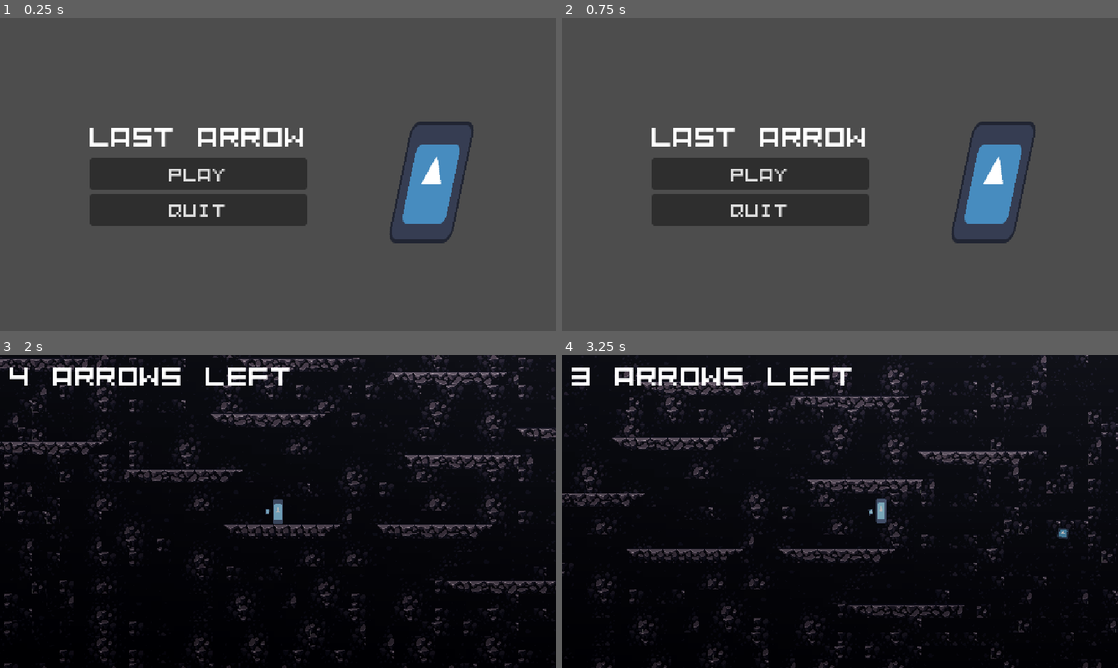
Above: before the commit, frames 1-4 (two rows, left to right).
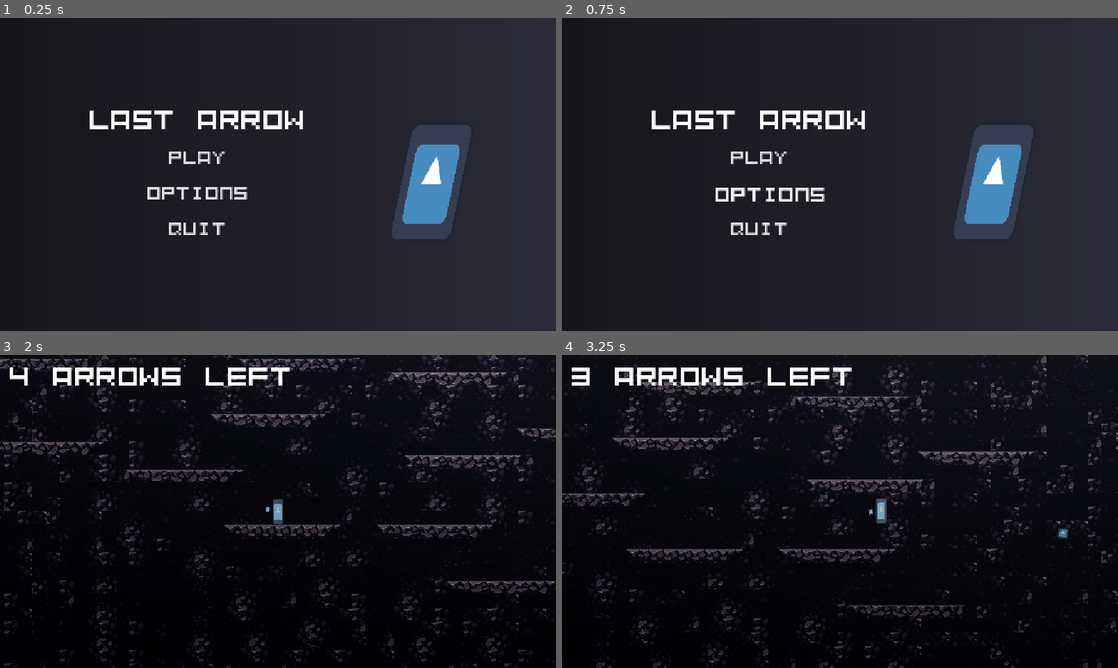
Above: after the commit, the same moments.

Repository: VeryUsual/last-arrow
Game: Godot game, scene res://scenes/main_menu.tscn
The game is run twice, just before and just after one commit, with the same random seed, the same clock (stepped at 60 frames per second) and the same inputs. The engine's default icon, where the game draws it, is replaced by a stand-in: a white triangle on a blue panel in a dark square.
Inputs (mouse positions are in pixels of both pictures, inside the frame that each line leads up to):
- Up to frame 1 (0.25 s): no input
- Up to frame 2 (0.75 s): click (762, 193) at 0.5 s, where only the run after the commit has a clickable "Options"
- Up to frame 3 (2 s): click "Play" at 1.25 s
- Up to frame 4 (3.25 s): tap Enter at 2 s; move the mouse to (962, 495) at 2.02 s; press the mouse at (962, 495) at 2.03 s; hold D (move_right) from 2.03 s (still down); tap W (jump) at 2.27, 3.02 s; move the mouse to (728, 527) at 2.77 s; release the mouse at (728, 527) at 2.78 s; tap Alt at 2.85 s; click (728, 527) at 2.92 s

The runs differ from the first frame. In frame 1, 88% of the frame differs, in the area x 0-100%, y 0-100%; in frame 2, 88%; in frame 3, less than 0.1%; in frame 4, nothing differs.

Commit message:
main menu changes

Diff:
--- a/scenes/main_menu.tscn
+++ b/scenes/main_menu.tscn
@@ -3,6 +3,13 @@
 [ext_resource type="Script" uid="uid://bbfqw57gmhlsj" path="res://scripts/main_menu.gd" id="1_ekxnf"]
 [ext_resource type="FontFile" uid="uid://gblxpnjqvndy" path="res://assets/fonts/Kenney Mini Square Mono.ttf" id="1_l6cm7"]
 [ext_resource type="Texture2D" uid="uid://c1yxje58v65g" path="res://icon.svg" id="3_bqqt6"]
+
+[sub_resource type="Gradient" id="Gradient_bqqt6"]
+offsets = PackedFloat32Array(0, 0.9939759)
+colors = PackedColorArray(0.08235294, 0.08235294, 0.09803922, 1, 0.17049232, 0.16531289, 0.22249454, 1)
+
+[sub_resource type="GradientTexture1D" id="GradientTexture1D_wu84c"]
+gradient = SubResource("Gradient_bqqt6")
 
 [node name="main_menu" type="Control" unique_id=548412221]
 layout_mode = 3
@@ -12,6 +19,15 @@
 grow_horizontal = 2
 grow_vertical = 2
 script = ExtResource("1_ekxnf")
+
+[node name="TextureRect" type="TextureRect" parent="." unique_id=1839279288]
+layout_mode = 1
+anchors_preset = 15
+anchor_right = 1.0
+anchor_bottom = 1.0
+grow_horizontal = 2
+grow_vertical = 2
+texture = SubResource("GradientTexture1D_wu84c")
 
 [node name="VBoxContainer" type="VBoxContainer" parent="." unique_id=2123302024]
 layout_mode = 1
@@ -41,12 +57,21 @@
 theme_override_fonts/font = ExtResource("1_l6cm7")
 theme_override_font_sizes/font_size = 20
 text = "Play"
+flat = true
+
+[node name="OptionsButton" type="Button" parent="VBoxContainer" unique_id=501006043]
+layout_mode = 2
+theme_override_fonts/font = ExtResource("1_l6cm7")
+theme_override_font_sizes/font_size = 20
+text = "Options"
+flat = true
 
 [node name="QuitButton" type="Button" parent="VBoxContainer" unique_id=1304502010]
 layout_mode = 2
 theme_override_fonts/font = ExtResource("1_l6cm7")
 theme_override_font_sizes/font_size = 20
 text = "Quit"
+flat = true
 
 [node name="Sprite2D" type="Sprite2D" parent="." unique_id=1813393283]
 position = Vector2(447.00003, 170.00002)
@@ -57,6 +82,8 @@
 [connection signal="mouse_entered" from="VBoxContainer/PlayButton" to="." method="_on_play_button_mouse_entered"]
 [connection signal="mouse_exited" from="VBoxContainer/PlayButton" to="." method="_on_play_button_mouse_exited"]
 [connection signal="pressed" from="VBoxContainer/PlayButton" to="." method="_on_play_button_pressed"]
+[connection signal="mouse_entered" from="VBoxContainer/OptionsButton" to="." method="_on_options_button_mouse_entered"]
+[connection signal="mouse_exited" from="VBoxContainer/OptionsButton" to="." method="_on_options_button_mouse_exited"]
 [connection signal="mouse_entered" from="VBoxContainer/QuitButton" to="." method="_on_quit_button_mouse_entered"]
 [connection signal="mouse_exited" from="VBoxContainer/QuitButton" to="." method="_on_quit_button_mouse_exited"]
 [connection signal="pressed" from="VBoxContainer/QuitButton" to="." method="_on_quit_button_pressed"]
--- a/scripts/main_menu.gd
+++ b/scripts/main_menu.gd
@@ -2,7 +2,7 @@
 
 var play_btn_tween: Tween
 var quit_btn_tween: Tween
-
+var options_btn_tween: Tween
 
 func _on_play_button_pressed() -> void:
 	get_tree().change_scene_to_file("res://scenes/game.tscn")
@@ -26,10 +26,22 @@
 	if quit_btn_tween and quit_btn_tween.is_running():
 		quit_btn_tween.kill()
 	quit_btn_tween = create_tween()
-	quit_btn_tween.tween_property($VBoxContainer/QuitButton, "scale", Vector2(1.1, 1.1), 0.1).set_trans(Tween.TRANS_ELASTIC)
+	quit_btn_tween.tween_property($VBoxContainer/QuitButton, "scale", Vector2(1.1, 1.1), 0.2).set_trans(Tween.TRANS_ELASTIC)
 
 func _on_quit_button_mouse_exited() -> void:
 	if quit_btn_tween and quit_btn_tween.is_running():
 		quit_btn_tween.kill()
 	quit_btn_tween = create_tween()
 	quit_btn_tween.tween_property($VBoxContainer/QuitButton, "scale", Vector2(1.0, 1.0), 0.1).set_trans(Tween.TRANS_ELASTIC)
+
+func _on_options_button_mouse_entered() -> void:
+	if options_btn_tween and options_btn_tween.is_running():
+		options_btn_tween.kill()
+	options_btn_tween = create_tween()
+	options_btn_tween.tween_property($VBoxContainer/OptionsButton, "scale", Vector2(1.1, 1.1), 0.1).set_trans(Tween.TRANS_ELASTIC)
+
+func _on_options_button_mouse_exited() -> void:
+	if options_btn_tween and options_btn_tween.is_running():
+		options_btn_tween.kill()
+	options_btn_tween = create_tween()
+	options_btn_tween.tween_property($VBoxContainer/OptionsButton, "scale", Vector2(1.0, 1.0), 0.1).set_trans(Tween.TRANS_ELASTIC)
